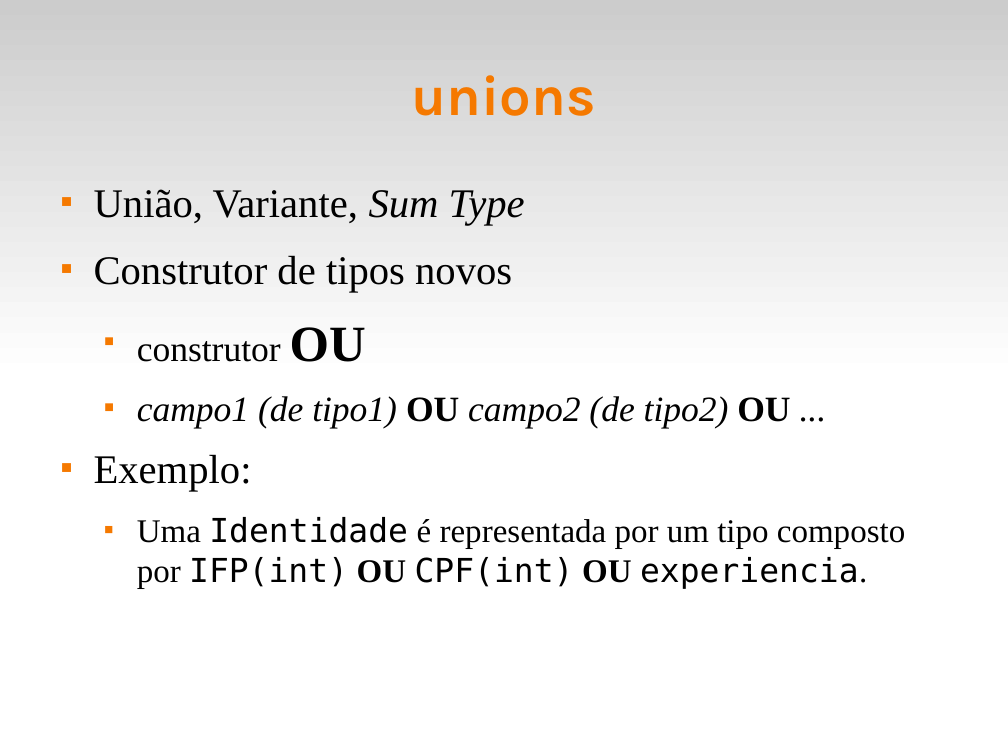
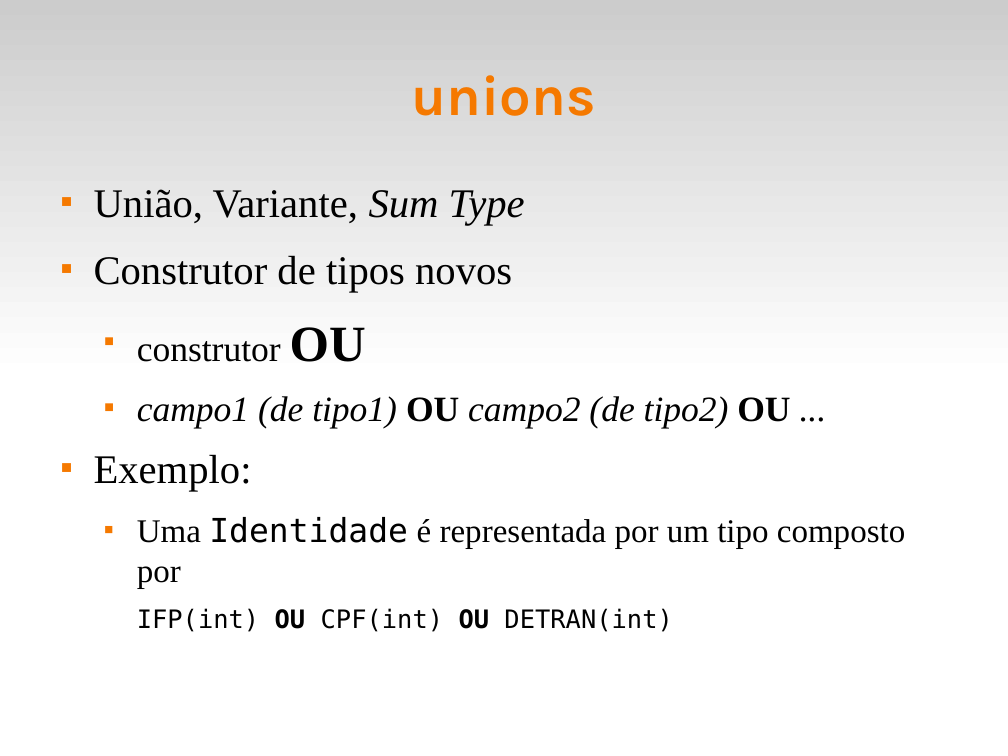
Before and after one commit to fsantanna-uerj/LP1, a slide deck: slide 16 of Slides/lp1-07-compostos.odp. Drawn at 1008x756 pixels with LibreOffice and Linux fonts; fonts in the diff are those of the drawing. Boxes give left, top, right and bottom in pixels: in the first picture for what was removed or moved away, otherwise in the second. Text is boxed around its words. In the diff, an @@ line names an element or a change of style, - is before the commit and + after.

```diff
--- a/Slides/lp1-07-compostos.odp
+++ b/Slides/lp1-07-compostos.odp
@@ text at <box>137,517,905,632</box>: text changed; font Times New Roman to DejaVu Sans Mono @@
-  ■ Uma Identidade é representada por um tipo composto por IFP(int) OU CPF(int) OU experiencia.
+  ■ Uma Identidade é representada por um tipo composto por
+  IFP(int) OU CPF(int) OU DETRAN(int)
```
Also in this commit, not shown: 1 other slide changed, 1 slide added, 2 other files.
